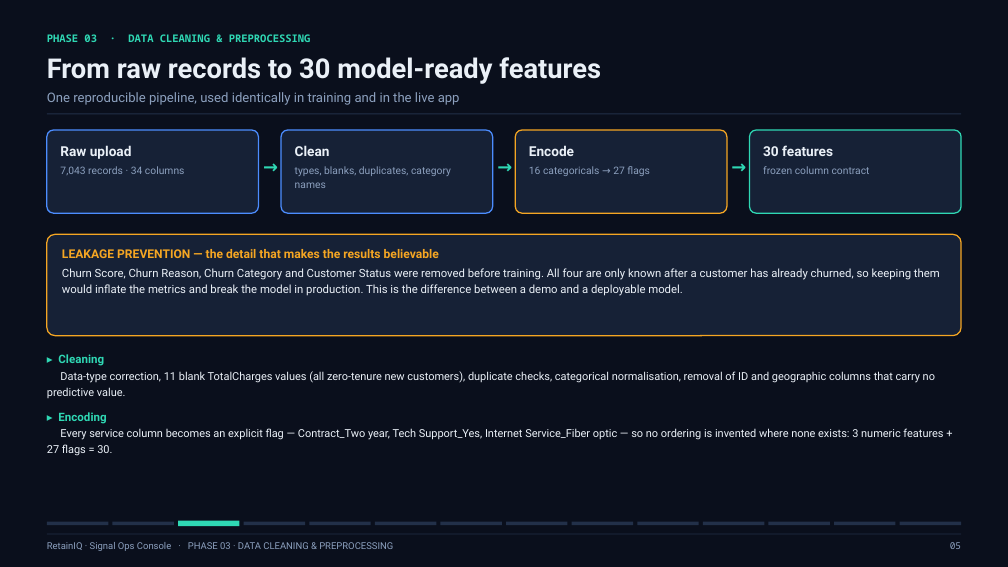
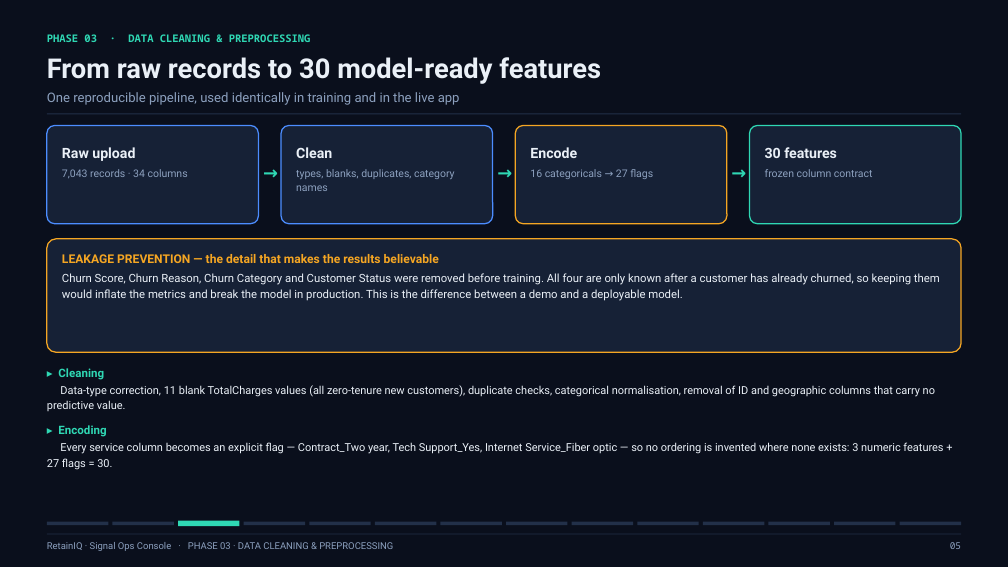
Before and after one commit to Logesh0247/RetainIQ_Signal_Ops_Console, a slide deck: slide 5 of presentation/RetainIQ_Project_Review.pptx. Drawn at 1008x567 pixels with LibreOffice and Linux fonts; fonts in the diff are those of the drawing. Boxes give left, top, right and bottom in pixels: in the first picture for what was removed or moved away, otherwise in the second. Text is boxed around its words. In the diff, an @@ line names an element or a change of style, - is before the commit and + after.

Commit message:
Rebuild the review deck around a vertical fill engine
The previous deck was designed without a renderer, and 16 of its 24 slides left
0.9-1.8in of empty space above the footer. Every body layout now fills an
explicit content band (1.66in-6.80in), and every figure is placed by its own
aspect ratio, so charts land at 100% of their box on every slide.

- build_deck.py: stack()/img_h()/img_w() layout engine; all 20 content slides
  and 5 appendix slides rewritten onto it; tech-stack columns, feature list and
  panel copy re-scaled to fill instead of trailing off.
- build_assets.py: _trim() crops the decorative background margin off every
  chart; chart_cycle redrawn wider; the churn-split caption moved onto the
  slide; cross-validation labels de-collided.
- New appendix A5: how the system fits together (architecture map).
- Verified: audit_deck.py clean (no out-of-bounds, no collisions),
  audit_layout.py reports 0.26in of breathing room above the rail on all 25
  slides, both QR codes in the deck decode back to their URLs.
- presentation/preview/ (QA renders) is gitignored.

```diff
--- a/presentation/RetainIQ_Project_Review.pptx
+++ b/presentation/RetainIQ_Project_Review.pptx
@@ rounded rectangle resized from (x1=47, y1=130, x2=259, y2=213) to (x1=47, y1=126, x2=259, y2=224) @@
@@ text "Raw upload" at (x1=62, y1=147, x2=188, y2=178): size 13 to 13.5 pt in "Raw upload"; size 9.8 to 10 pt in "7,043 records · 34 columns"; more space between paragraphs @@
@@ rounded rectangle resized from (x1=281, y1=130, x2=493, y2=213) to (x1=281, y1=126, x2=493, y2=224) @@
@@ text "Clean" at (x1=296, y1=147, x2=455, y2=191): size 13 to 13.5 pt in "Clean"; size 9.8 to 10 pt in "types, blanks, duplicates, category names"; more space between paragraphs @@
@@ rounded rectangle resized from (x1=516, y1=130, x2=727, y2=213) to (x1=516, y1=126, x2=727, y2=224) @@
@@ text "Encode" at (x1=530, y1=147, x2=653, y2=179): size 13 to 13.5 pt in "Encode"; size 9.8 to 10 pt in "16 categoricals → 27 flags"; more space between paragraphs @@
@@ rounded rectangle resized from (x1=749, y1=130, x2=961, y2=213) to (x1=749, y1=126, x2=961, y2=224) @@
@@ text "30 features" at (x1=765, y1=147, x2=873, y2=177): size 13 to 13.5 pt in "30 features"; size 9.8 to 10 pt in "frozen column contract"; more space between paragraphs @@
@@ 3 texts moved together from (x1=260, y1=153, x2=749, y2=183) to (x1=260, y1=160, x2=749, y2=190) @@
@@ rounded rectangle resized from (x1=47, y1=234, x2=961, y2=336) to (x1=47, y1=239, x2=961, y2=352) @@
@@ text "LEAKAGE PREVENTION — the detail ..." moved from (x1=62, y1=249, x2=940, y2=296) to (x1=62, y1=254, x2=940, y2=301) @@
@@ text "▸ Cleaning" moved from (x1=47, y1=354, x2=943, y2=456) to (x1=47, y1=368, x2=943, y2=470) @@
```
Also in this commit, not shown: 23 other slides changed, 1 slide added, 21 other files.
